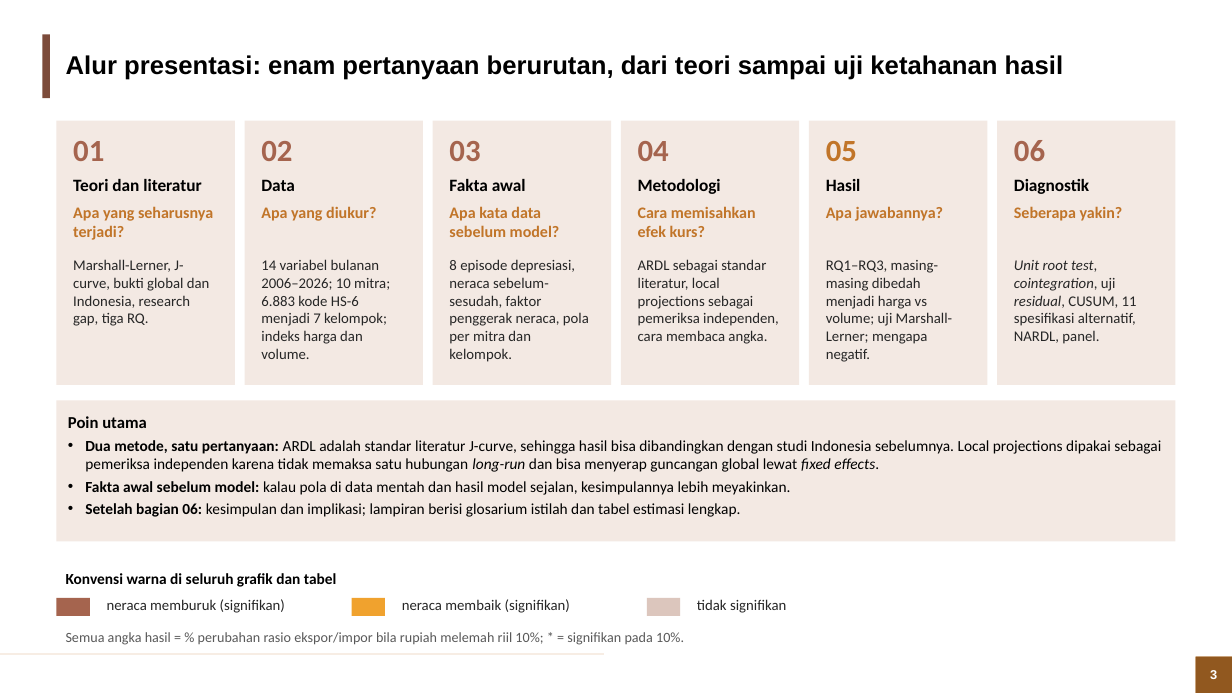
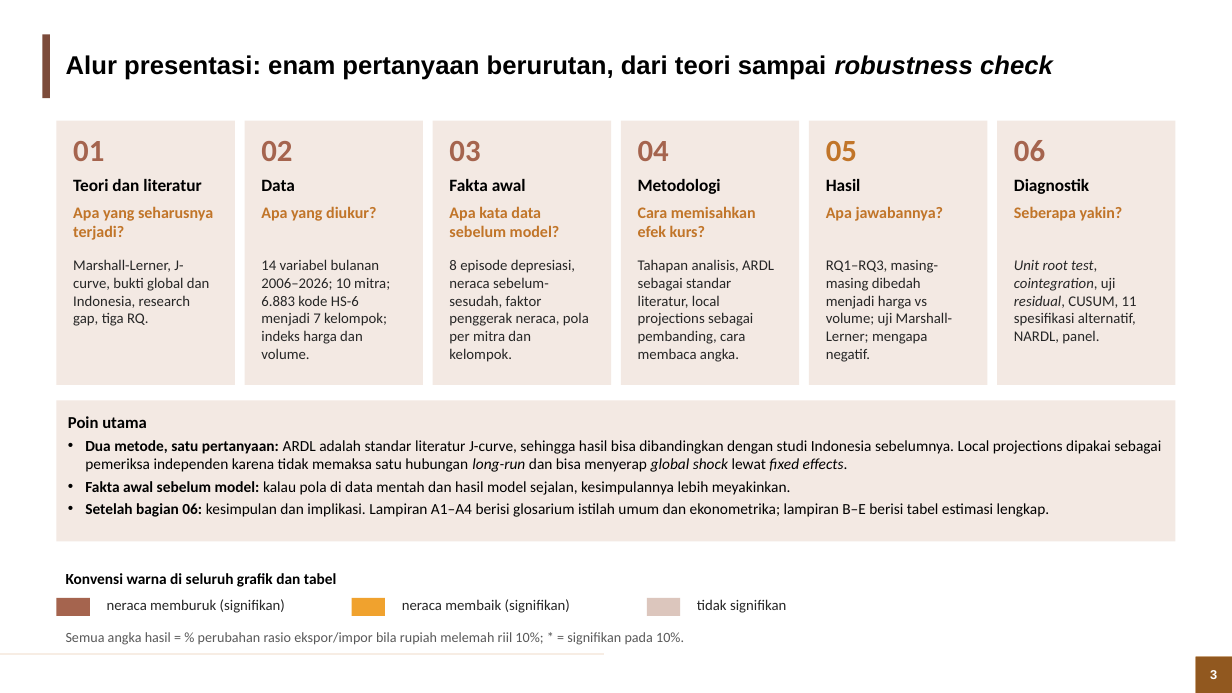
Before and after one commit to muhamadhaikal128/Pengaruh-Depresiasi-Rupiah-Terhadap-Trade-Balance, a slide deck: slide 3 of Haikal/output/3_ppt/Depresiasi_Rupiah_Trade_Balance.pptx. Drawn at 1232x693 pixels with LibreOffice and Linux fonts; fonts in the diff are those of the drawing; background and template pictures are left out. Boxes give left, top, right and bottom in pixels: in the first picture for what was removed or moved away, otherwise in the second. Text is boxed around its words. In the diff, an @@ line names an element or a change of style, - is before the commit and + after.

```diff
--- a/Haikal/output/3_ppt/Depresiasi_Rupiah_Trade_Balance.pptx
+++ b/Haikal/output/3_ppt/Depresiasi_Rupiah_Trade_Balance.pptx
@@ title at [66,55,1053,80]: text changed @@
-Alur presentasi: enam pertanyaan berurutan, dari teori sampai uji ketahanan hasil
+Alur presentasi: enam pertanyaan berurutan, dari teori sampai robustness check
@@ text at [638,259,774,362]: text changed @@
-ARDL sebagai standar literatur, local projections sebagai pemeriksa independen, cara membaca angka.
+Tahapan analisis, ARDL sebagai standar literatur, local projections sebagai pembanding, cara membaca angka.
@@ text in rectangle at [85,440,1161,472]: text changed @@
-• Dua metode, satu pertanyaan: ARDL adalah standar literatur J-curve, sehingga hasil bisa dibandingkan dengan studi Indonesia sebelumnya. Local projections dipakai sebagai pemeriksa independen karena tidak memaksa satu hubungan long-run dan bisa menyerap guncangan global lewat fixed effects.
+• Dua metode, satu pertanyaan: ARDL adalah standar literatur J-curve, sehingga hasil bisa dibandingkan dengan studi Indonesia sebelumnya. Local projections dipakai sebagai pemeriksa independen karena tidak memaksa satu hubungan long-run dan bisa menyerap global shock lewat fixed effects.
@@ text in rectangle at [85,503,1050,517]: text changed @@
-• Setelah bagian 06: kesimpulan dan implikasi; lampiran berisi glosarium istilah dan tabel estimasi lengkap.
+• Setelah bagian 06: kesimpulan dan implikasi. Lampiran A1–A4 berisi glosarium istilah umum dan ekonometrika; lampiran B–E berisi tabel estimasi lengkap.
```
Also in this commit, not shown: 36 other slides changed, 2 slides added, 6 other files.
